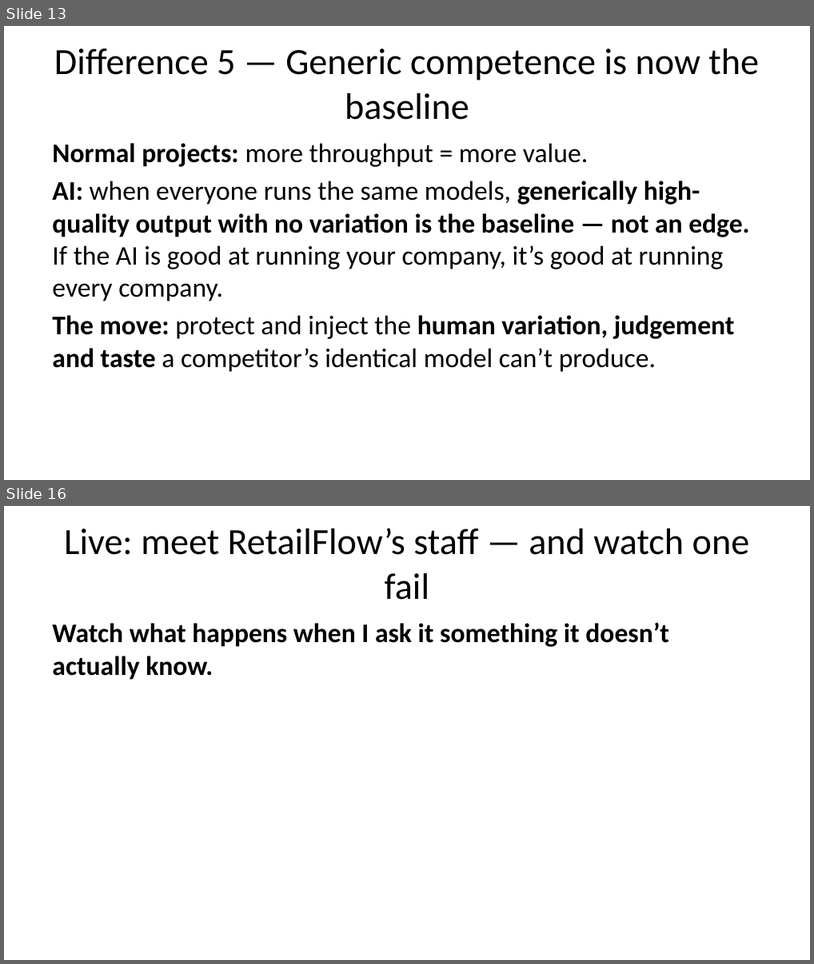
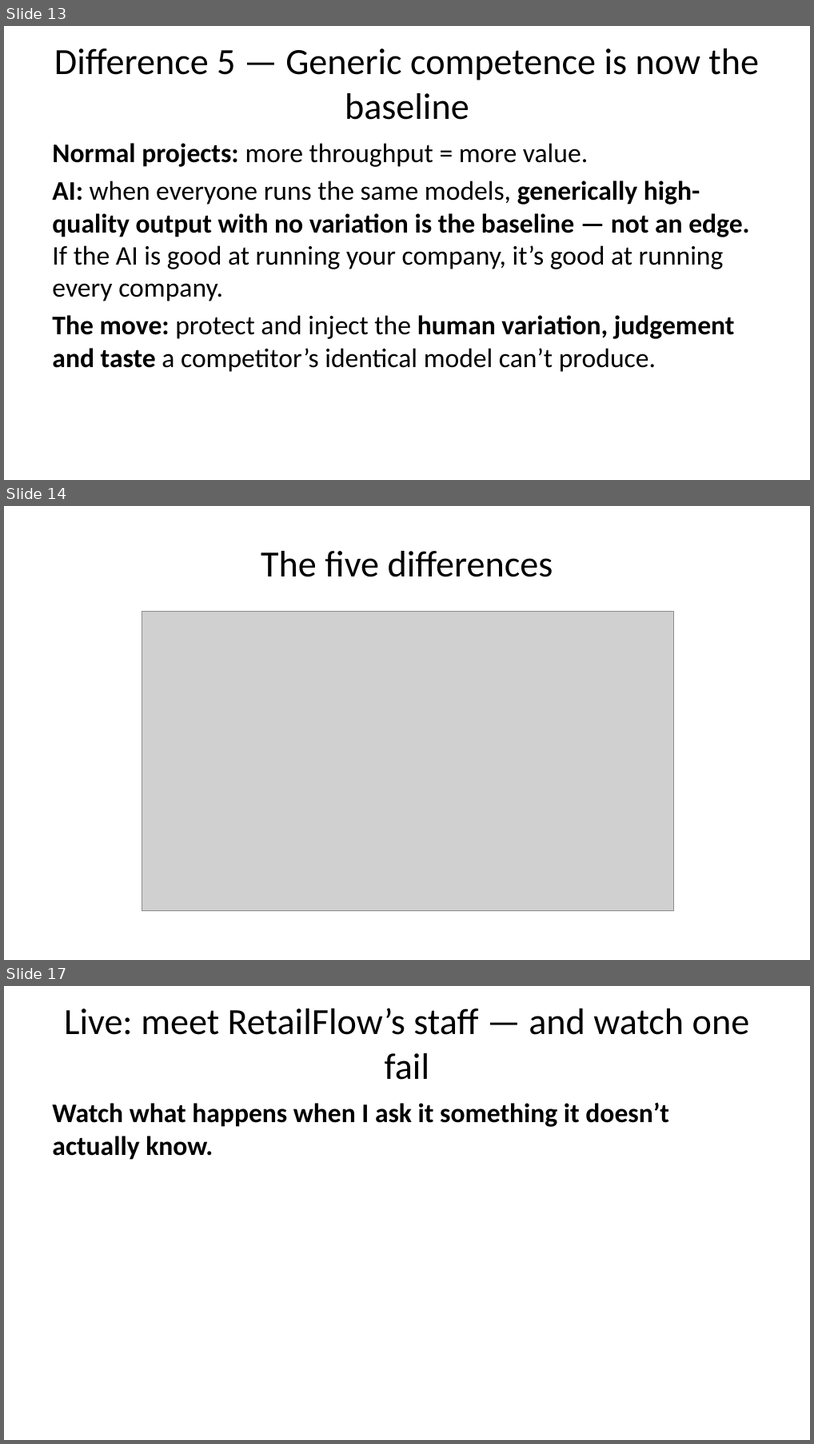
Before and after one commit to michael-borck/ai-in-delivery, a slide deck: content/slide-deck.pptx. Shown one above the other, each under a label of ours: slides 13 and 16 before the commit, slides 13, 14 and 17 after it; the slides between them are not shown. The pictures are 814x964 and 814x1444 pixels, drawn with LibreOffice and Linux fonts; fonts in the diff are those of the drawing; grey boxes stand for pictures. Boxes give left, top, right and bottom in pixels: in the first picture for what was removed or moved away, otherwise in the second. Text is boxed around its words. In the diff, an @@ line names an element or a change of style, - is before the commit and + after.

```diff
--- a/content/slide-deck.pptx
+++ b/content/slide-deck.pptx
@@ slide 14 added at (4,506,810,960), background #FFFFFF @@
@@ title added at (261,551,554,577), 33 pt, text #000000 @@
+The five differences
@@ picture added at (142,612,674,911) @@
@@ what was slide 16 is now slide 17 @@
```
Also in this commit, not shown: 2 slides changed, 38 other files.
